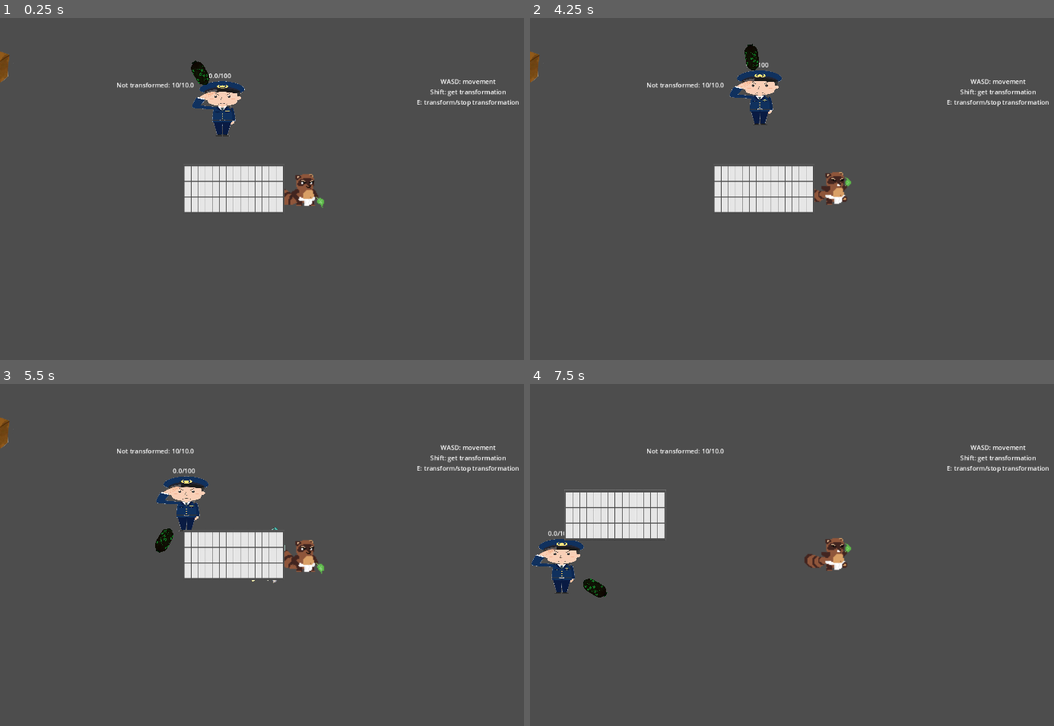
Above: before the commit, frames 1-4 (two rows, left to right).
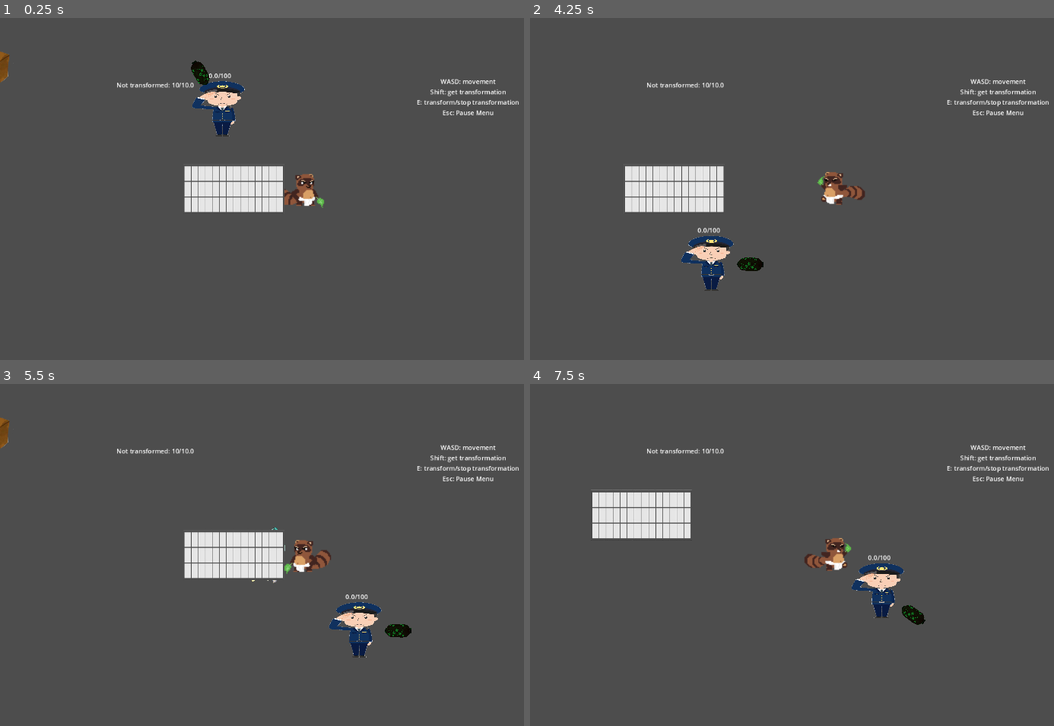
Above: after the commit, the same moments.

Repository: FinalExa/Tanuki
Game: Godot game, scene res://1_Scenes/player_transform_test.tscn
Two runs of this game, one before a commit and one after it. Both use one fixed random seed, a clock stepped at 60 frames per second and the inputs below.
Inputs (mouse positions are in pixels of both pictures, inside the frame that each line leads up to):
- Up to frame 1 (0.25 s): no input
- Up to frame 2 (4.25 s): move the mouse to (970, 171) at 0.52 s; hold D (right) 0.53-1.28 s; tap E (transformation) at 0.6, 1.55, 2.3, 2.85, 3.6 s; move the mouse to (713, 206) at 1.27 s; hold S (down) 1.28-2.03 s; click (713, 206) at 1.35 s; move the mouse to (896, 113) at 2.02 s; hold D (right) 2.03-2.78 s; tap Shift (interact) at 2.1 s; move the mouse to (802, 257) at 2.77 s; hold W (up) 2.78-3.53 s; move the mouse to (1017, 240) at 3.52 s; hold A (left) from 3.53 s (still down); tap R (reload, bound only before the commit) at 4.15 s
- Up to frame 3 (5.5 s): move the mouse to (120, 503) at 4.27 s; click (120, 503) at 4.35 s; tap E (transformation) at 4.55 s; tap Escape (pause, bound only after the commit) at 4.9 s; release A (left) at 5 s; click (303, 466) at 5 s, where only the run after the commit has a clickable "Resume"
- Up to frame 4 (7.5 s): move the mouse to (865, 555) at 5.77 s; hold S (down) 5.78-6.53 s; tap Shift (interact) at 5.85 s; tap E (transformation) at 6.05, 6.6, 7.35 s; move the mouse to (744, 469) at 6.52 s; hold D (right) 6.53-7.28 s; move the mouse to (970, 537) at 7.27 s; hold W (up) from 7.28 s (still down)

The runs differ from the first frame. In frame 1, less than 0.1% of the frame differs, in the area x 84-95%, y 26-29%; in frame 2, 7.3%, in the area x 0-95%, y 7-80%; in frame 3, 2.6%; in frame 4, 3.8%.

Commit message:
Added test pause Menu to test stopping the game

Diff:
--- a/1_Scenes/Scripts/SceneMaster.gd
+++ b/1_Scenes/Scripts/SceneMaster.gd
@@ -19,16 +19,9 @@
 			break
 	Load()
 
-func _process(_delta):
-	ReloadScene()
-
 func AddDeletePath(newPath: String):
 	if(!savedDeletePaths.has(newPath)):
 		savedDeletePaths.push_back(newPath)
-
-func ReloadScene():
-	if (Input.is_action_just_pressed("reload")):
-		get_tree().reload_current_scene()
 
 func Save():
 	var file = FileAccess.open(savePath, FileAccess.WRITE)
--- a/UI/Script/UI.gd
+++ b/UI/Script/UI.gd
@@ -1,8 +1,15 @@
-extends Node2D
+extends Control
 
 signal transformation_name
 signal timer_value
 
+@export var pauseMenuPanel: Panel
+
+func _ready():
+	pauseMenuPanel.hide()
+
+func _process(_delta):
+	PauseGame()
 
 func _on_transformation_change_send_transformation_name(trsName):
 	emit_signal("transformation_name", trsName)
@@ -10,3 +17,22 @@
 
 func _on_transformation_change_send_transformation_active_info(status, timer, duration):
 	emit_signal("timer_value", status, timer, duration)
+
+func PauseGame():
+	if (Input.is_action_just_pressed("pause")):
+		get_tree().paused = !get_tree().paused
+		if (get_tree().paused):
+			pauseMenuPanel.show()
+		else:
+			pauseMenuPanel.hide()
+
+func Resume():
+	get_tree().paused = false
+	pauseMenuPanel.hide()
+
+func _on_resume_button_button_up():
+	Resume()
+
+func _on_reload_button_button_up():
+	Resume()
+	get_tree().reload_current_scene()
--- a/UI/ui.tscn
+++ b/UI/ui.tscn
@@ -4,22 +4,28 @@
 [ext_resource type="Script" path="res://UI/Script/SavedTransformationText.gd" id="2_xm4oh"]
 [ext_resource type="Script" path="res://UI/Script/TimerText.gd" id="3_ipm4y"]
 
-[node name="UI" type="Node2D"]
-z_index = 1
+[node name="UI" type="Control" node_paths=PackedStringArray("pauseMenuPanel")]
+process_mode = 3
+layout_mode = 3
+anchors_preset = 0
 script = ExtResource("1_3fp2r")
+pauseMenuPanel = NodePath("PauseMenuPanel")
 
 [node name="Commands" type="Label" parent="."]
+layout_mode = 0
 offset_left = 284.0
 offset_top = -283.0
 offset_right = 543.0
 offset_bottom = -205.0
 text = "WASD: movement
 Shift: get transformation
-E: transform/stop transformation"
+E: transform/stop transformation
+Esc: Pause Menu"
 horizontal_alignment = 1
 vertical_alignment = 1
 
 [node name="SavedTransformation" type="Label" parent="."]
+layout_mode = 0
 offset_left = 479.0
 offset_top = 261.0
 offset_right = 519.0
@@ -27,6 +33,7 @@
 script = ExtResource("2_xm4oh")
 
 [node name="Timer" type="Label" parent="."]
+layout_mode = 0
 offset_left = -474.0
 offset_top = -274.0
 offset_right = -434.0
@@ -34,5 +41,35 @@
 text = "DDD"
 script = ExtResource("3_ipm4y")
 
+[node name="PauseMenuPanel" type="Panel" parent="."]
+layout_mode = 0
+offset_left = -64.0
+offset_top = -256.0
+offset_right = 64.0
+offset_bottom = -128.0
+
+[node name="Resume" type="PanelContainer" parent="PauseMenuPanel"]
+layout_mode = 0
+offset_left = 8.0
+offset_top = 8.0
+offset_right = 120.0
+offset_bottom = 56.0
+
+[node name="ResumeButton" type="Button" parent="PauseMenuPanel/Resume"]
+layout_mode = 2
+text = "Resume"
+
+[node name="Reload" type="PanelContainer" parent="PauseMenuPanel"]
+offset_left = 8.0
+offset_top = 72.0
+offset_right = 120.0
+offset_bottom = 120.0
+
+[node name="ReloadButton" type="Button" parent="PauseMenuPanel/Reload"]
+layout_mode = 2
+text = "Reload"
+
 [connection signal="timer_value" from="." to="Timer" method="_on_ui_timer_value"]
 [connection signal="transformation_name" from="." to="SavedTransformation" method="_on_ui_transformation_name"]
+[connection signal="button_up" from="PauseMenuPanel/Resume/ResumeButton" to="." method="_on_resume_button_button_up"]
+[connection signal="button_up" from="PauseMenuPanel/Reload/ReloadButton" to="." method="_on_reload_button_button_up"]
--- a/project.godot
+++ b/project.godot
@@ -66,9 +66,9 @@
 "events": [Object(InputEventKey,"resource_local_to_scene":false,"resource_name":"","device":-1,"window_id":0,"alt_pressed":false,"shift_pressed":false,"ctrl_pressed":false,"meta_pressed":false,"pressed":false,"keycode":0,"physical_keycode":75,"key_label":0,"unicode":107,"echo":false,"script":null)
 ]
 }
-reload={
+pause={
 "deadzone": 0.5,
-"events": [Object(InputEventKey,"resource_local_to_scene":fa …(140 unchanged characters)… d":false,"keycode":0,"physical_keycode":82,"key_label":0,"unicode":114,"echo":false,"script":null)
+"events": [Object(InputEventKey,"resource_local_to_scene":fa …(140 unchanged characters)… d":false,"keycode":0,"physical_keycode":4194305,"key_label":0,"unicode":0,"echo":false,"script":null)
 ]
 }
 
